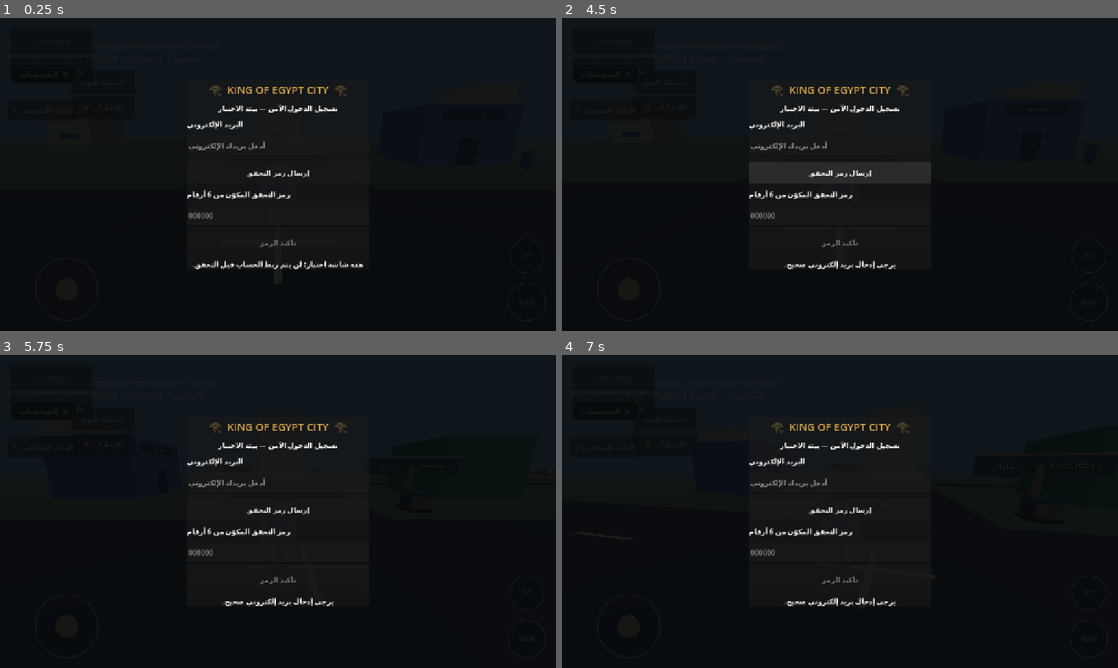
Above: before the commit, frames 1-4 (two rows, left to right).
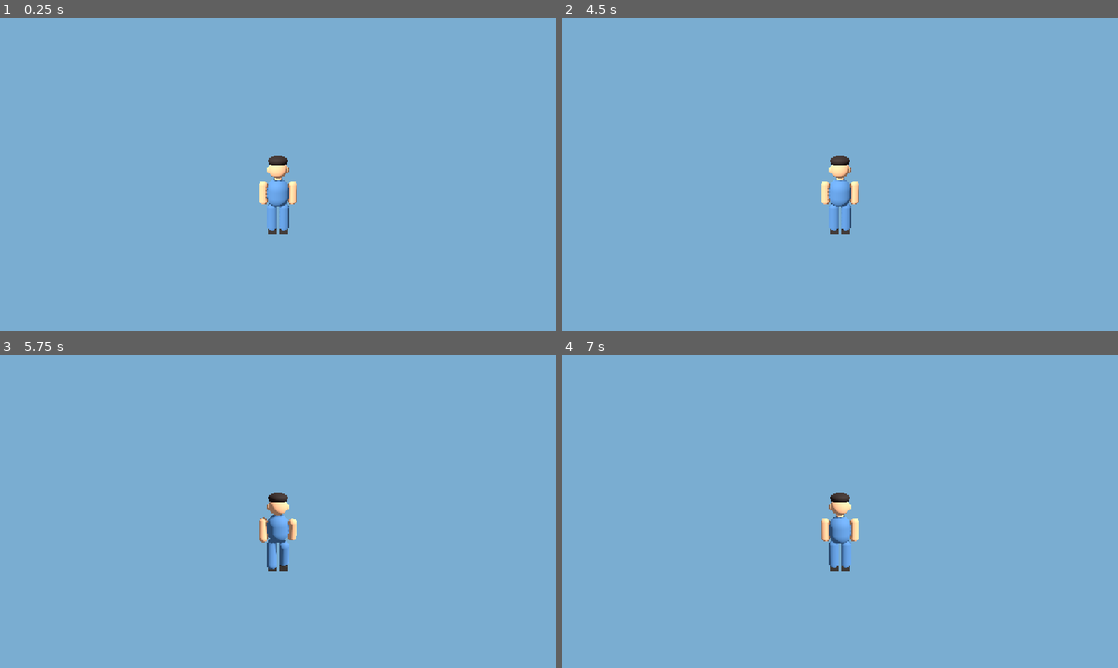
Above: after the commit, the same moments.

Repository: gamalalaraby1988-dotcom/King-Egypt-
Game: Godot game, scene res://scenes/main.tscn
Two runs of this game, one before a commit and one after it. Both use one fixed random seed, a clock stepped at 60 frames per second and the inputs below.
Inputs (mouse positions are in pixels of both pictures, inside the frame that each line leads up to):
- Up to frame 1 (0.25 s): no input
- Up to frame 2 (4.5 s): click (667, 108) at 0.5 s, where only the run before the commit has a clickable "الإنجازات 🏆"; click (667, 80) at 1.25 s, where only the run before the commit has a clickable "أنشطة اليوم"; click (606, 108) at 2 s, where only the run before the commit has a clickable "الملف الشخصي ⚙"; click (612, 39) at 2.75 s, where only the run before the commit has a clickable "Call vehicle"; click (612, 71) at 3.5 s, where only the run before the commit has a clickable "معرض المركبات 𓂀"; click (840, 171) at 4.25 s, where only the run before the commit has a clickable "إرسال رمز التحقق"
- Up to frame 3 (5.75 s): tap Enter at 5 s; move the mouse to (400, 495) at 5.02 s; hold D (move_right) from 5.03 s (still down); hold Shift (sprint) from 5.03 s (still down); click (400, 495) at 5.17 s
- Up to frame 4 (7 s): release D (move_right) at 5.75 s; release Shift (sprint) at 5.75 s; drag from (728, 527) to (812, 574) at 5.77 s; click (606, 411) at 6.5 s, where only the run before the commit has a clickable "♛ الشخصيات"

The runs differ from the first frame. In frame 1, 100% of the frame differs, in the area x 0-100%, y 0-100%; in frame 2, 100%; in frame 3, 100%; in frame 4, 100%.
Error after the commit: Parse Error: There is already a variable named "mission_manager" declared in this scope. (res://scripts/main.gd:355)

Commit message:
Prevent scooter location follow during active missions

Diff:
--- a/scripts/main.gd
+++ b/scripts/main.gd
@@ -333,11 +333,15 @@
 		return false
 	if absf(destination.x) > 250.0 or absf(destination.z) > 250.0 or destination.y < -10.0 or destination.y > 100.0:
 		return false
+	var mission_manager := get_node_or_null("MissionManager")
+	if not is_instance_valid(mission_manager) or not mission_manager.has_method("can_start_shared_location_navigation"):
+		return false
+	if not bool(mission_manager.call("can_start_shared_location_navigation")):
+		return false
 	if vehicle_occupied:
 		if not is_instance_valid(city_vehicle) or not city_vehicle.has_method("set_auto_navigation_controls"):
 			return false
-		var mission_manager := get_node_or_null("MissionManager")
-		if not is_instance_valid(mission_manager) or not mission_manager.has_method("build_shared_location_route_from"):
+		if not mission_manager.has_method("build_shared_location_route_from"):
 			return false
 		_shared_location_vehicle_route = mission_manager.call("build_shared_location_route_from", city_vehicle.global_position, destination)
 		if _shared_location_vehicle_route.size() < 2:
@@ -360,6 +364,13 @@
 	if not vehicle_occupied or not is_instance_valid(city_vehicle):
 		_shared_location_vehicle_following = false
 		_shared_location_vehicle_route = PackedVector3Array()
+		return
+	var mission_manager := get_node_or_null("MissionManager")
+	if is_instance_valid(mission_manager) and (bool(mission_manager.get("mission_running")) or bool(mission_manager.get("job_running"))):
+		city_vehicle.call("clear_auto_navigation_controls")
+		_shared_location_vehicle_following = false
+		_shared_location_vehicle_route = PackedVector3Array()
+		mission_manager.call("hide_shared_location_marker")
 		return
 	if bool(city_vehicle.get("auto_navigation_interrupted")):
 		city_vehicle.call("clear_auto_navigation_controls")
--- a/scripts/mission_manager.gd
+++ b/scripts/mission_manager.gd
@@ -1459,6 +1459,10 @@
 		result.append(landmark_route_points[index])
 	return result
 
+func can_start_shared_location_navigation() -> bool:
+	return not mission_running and not job_running
+
+
 func navigate_to_landmark(landmark_key: String, destination: Vector3) -> bool:
 	if mission_running or job_running:
 		return false
